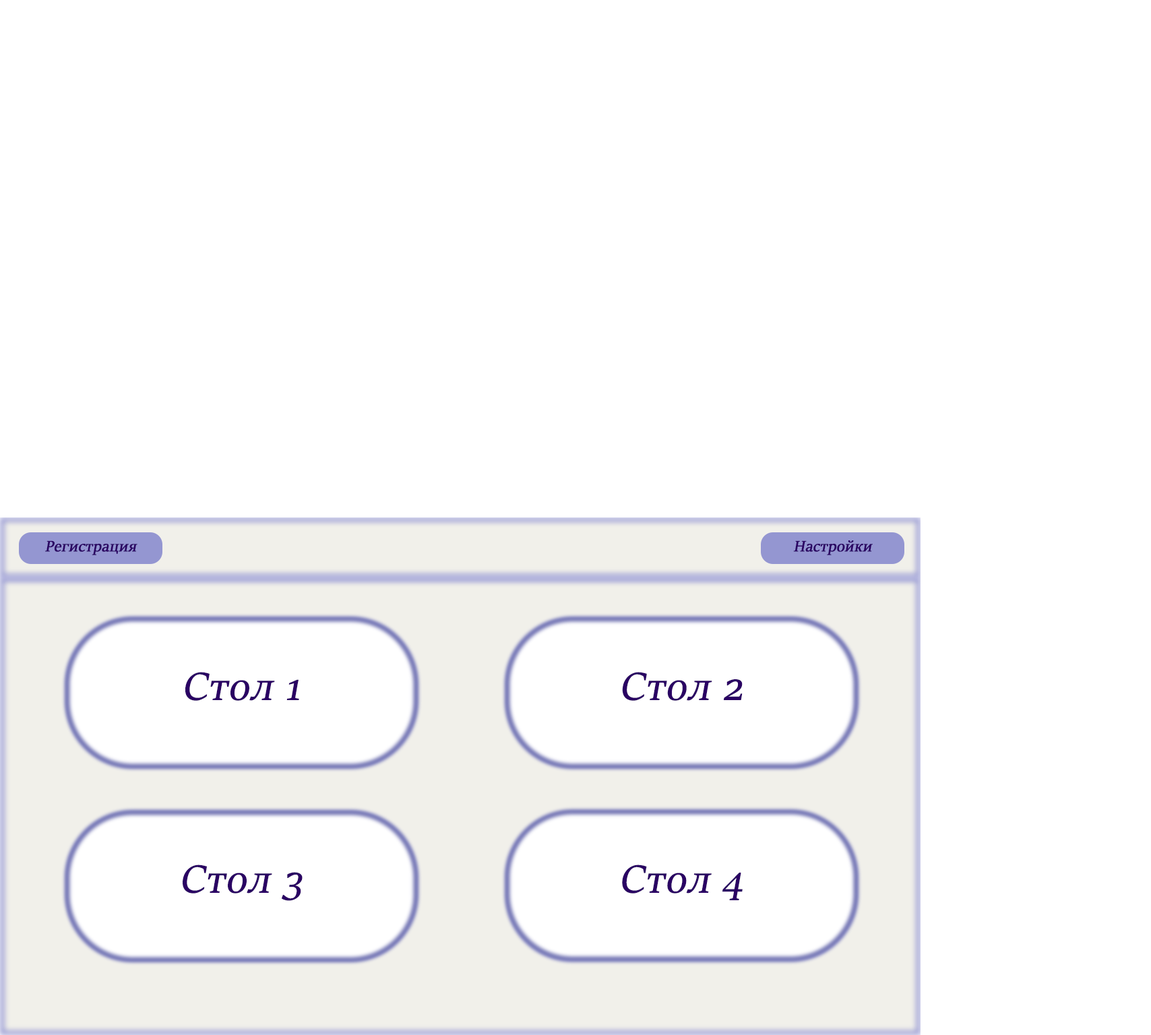
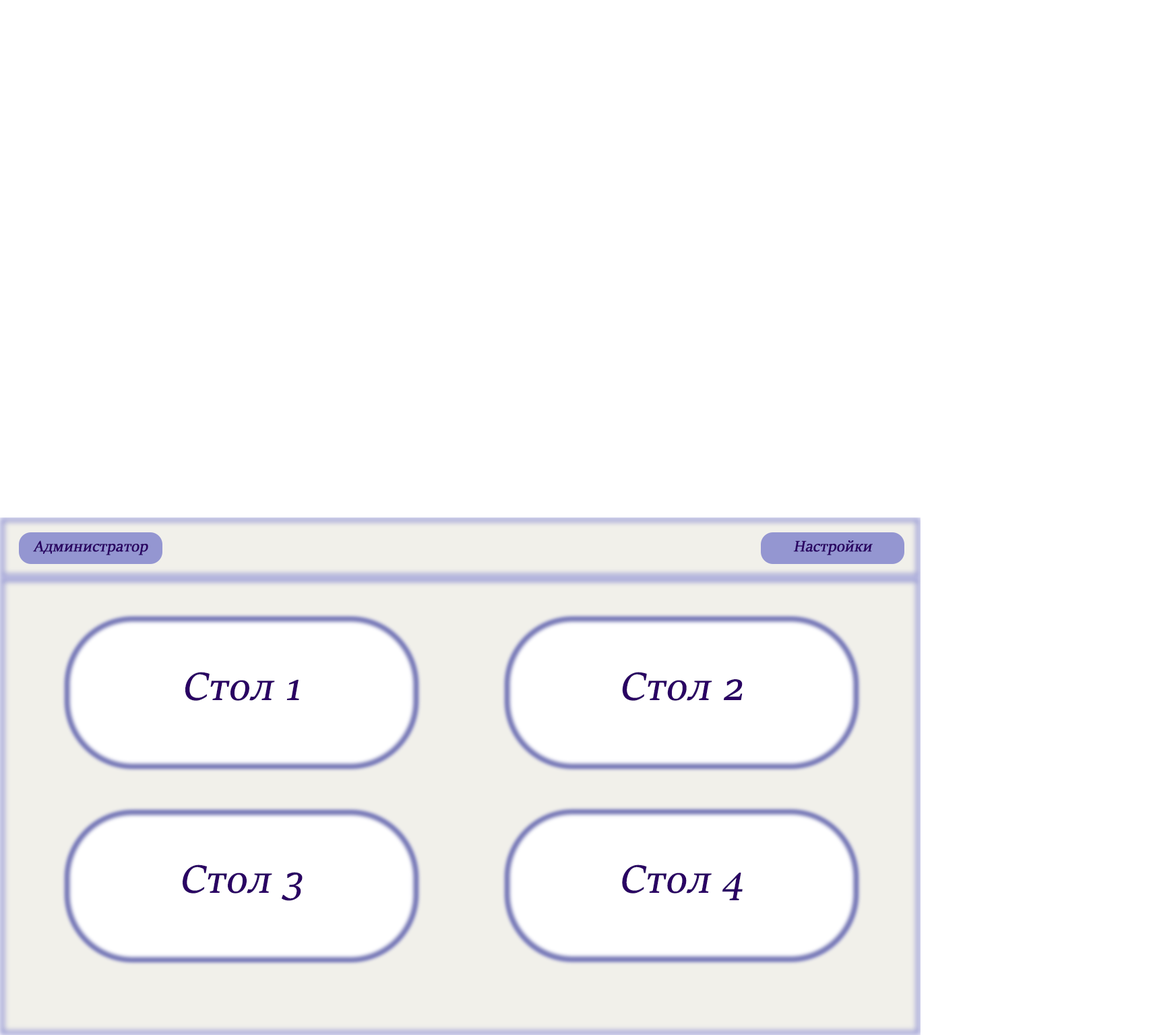
Layer changes from the first (1151, 1035) image to the second:
renamed "Регистрация" to "Администратор", painted on it over [33, 540, 149, 556]
